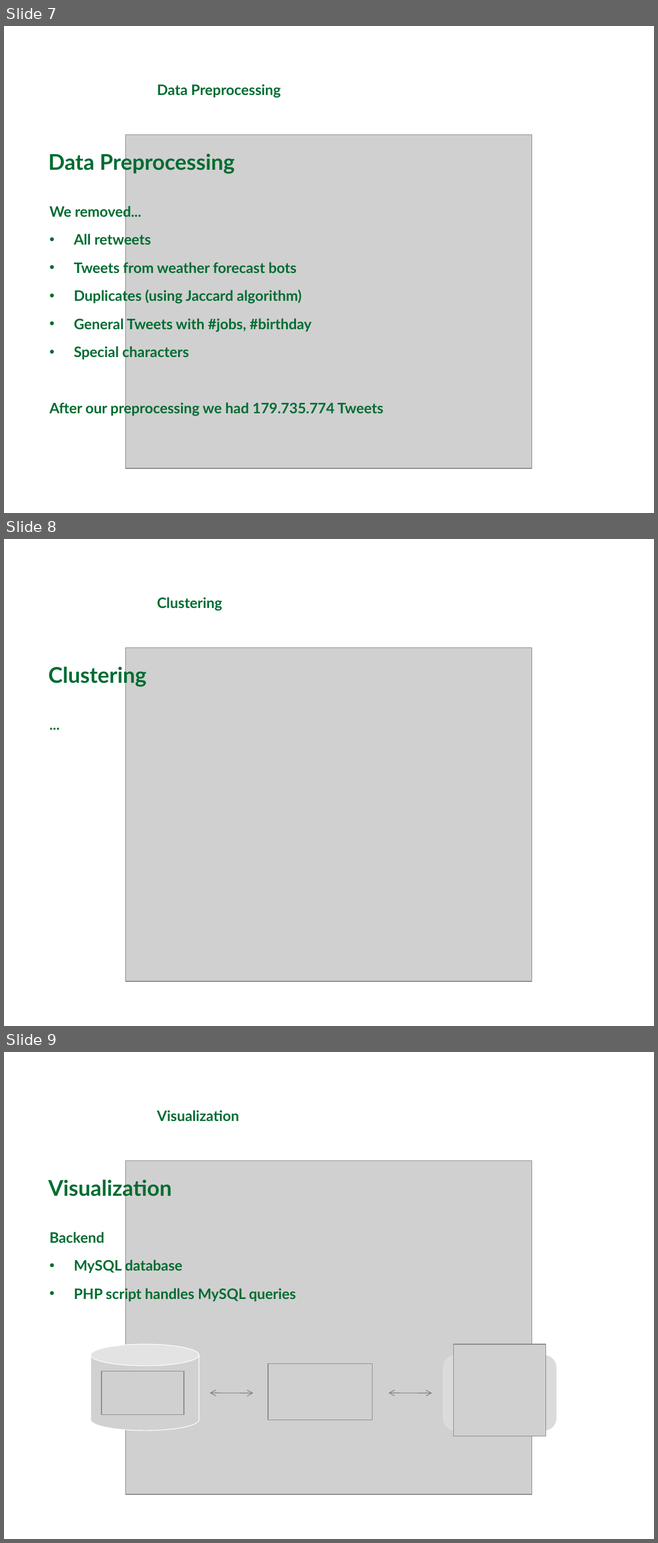
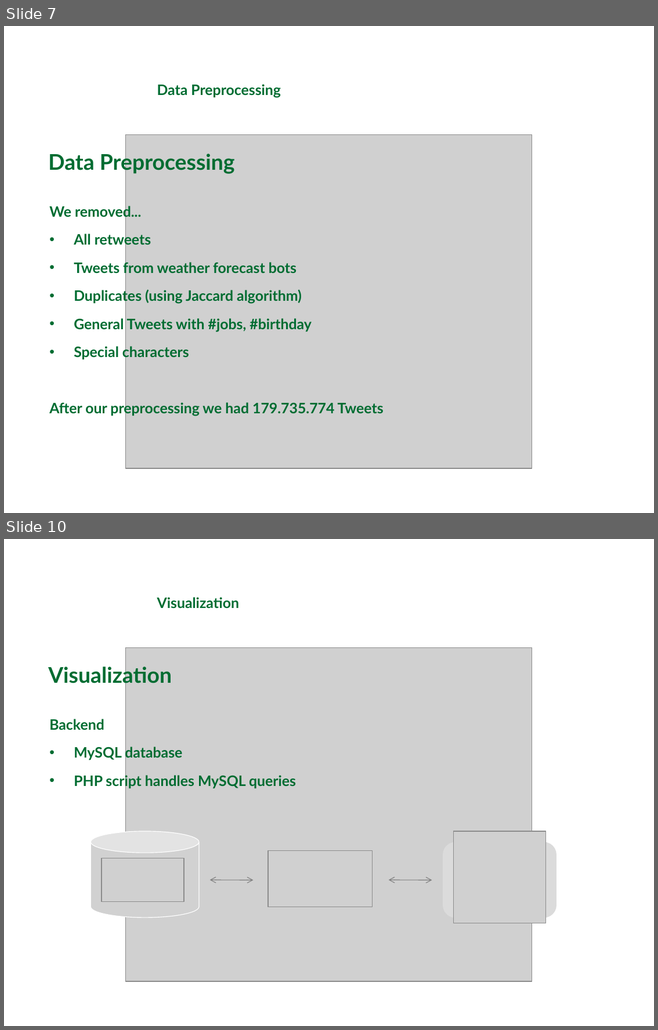
Before and after one commit to michaelprummer/datascience, a slide deck: finalPresentation.ppt. Shown one above the other, each under a label of ours: slides 7, 8 and 9 before the commit, slides 7 and 10 after it; the slides between them are not shown. The pictures are 658x1543 and 658x1030 pixels, drawn with LibreOffice and Linux fonts; fonts in the diff are those of the drawing; grey boxes stand for pictures; background and template pictures are left out. Boxes give left, top, right and bottom in pixels: in the first picture for what was removed or moved away, otherwise in the second. Text is boxed around its words. In the diff, an @@ line names an element or a change of style, - is before the commit and + after.

```diff
--- a/finalPresentation.ppt
+++ b/finalPresentation.ppt
@@ slide 8 removed at bbox=[4, 539, 654, 1026], background picture (left out) @@
@@ text removed at bbox=[157, 597, 222, 611] @@
-Clustering
@@ picture removed at bbox=[125, 647, 531, 982] @@
@@ text removed at bbox=[48, 664, 146, 687] @@
-Clustering
@@ text removed at bbox=[42, 712, 626, 736] @@
-...
@@ what was slide 9 is now slide 10 @@
```
Also in this commit, not shown: 2 slides added.
